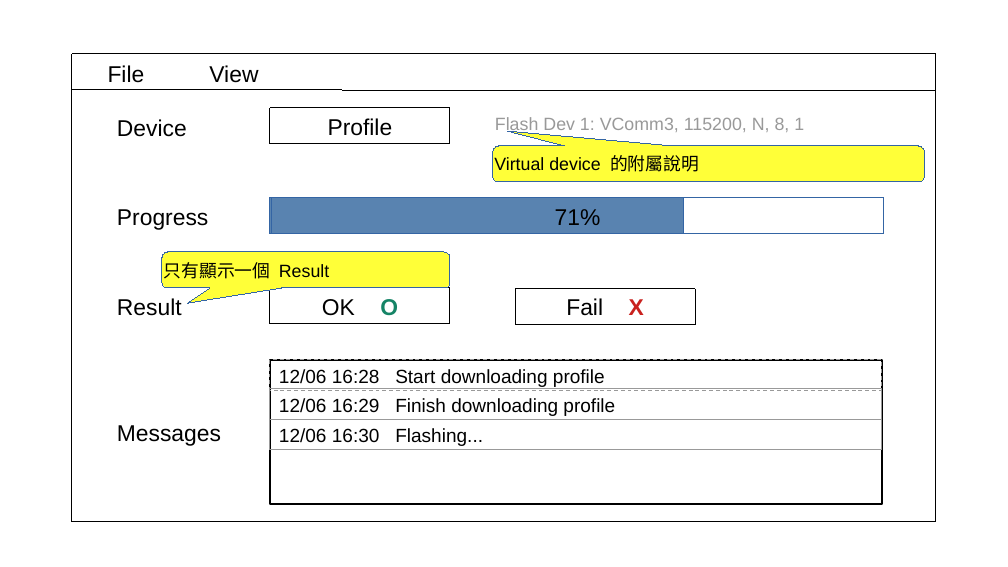
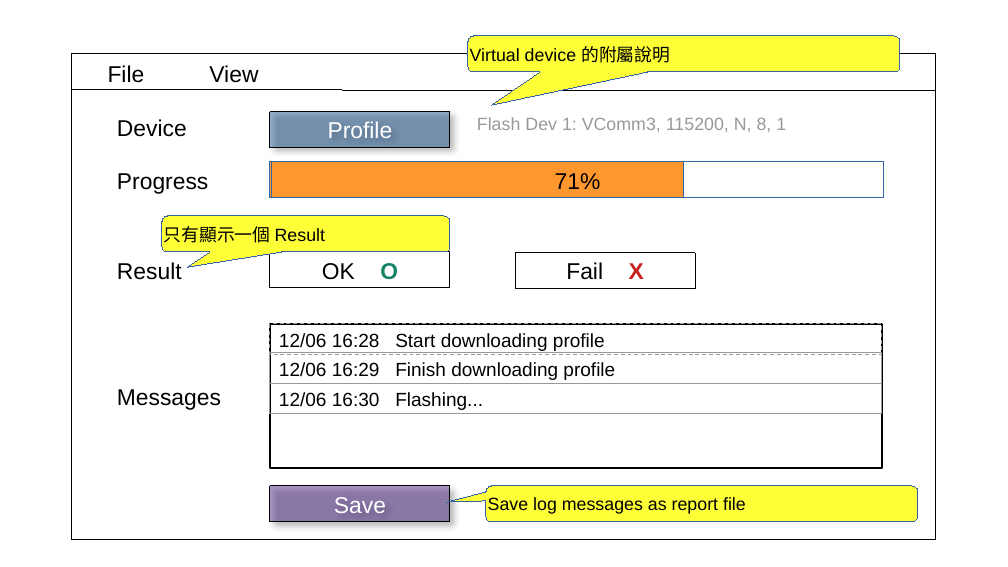
Before and after one commit to tomjpsun/obsidianVaults, a slide deck: slide 2 of DM9051A OTP 燒錄專案/Sketch.odp. Drawn at 1008x567 pixels with LibreOffice and Linux fonts; fonts in the diff are those of the drawing. Boxes give left, top, right and bottom in pixels: in the first picture for what was removed or moved away, otherwise in the second. Text is boxed around its words. In the diff, an @@ line names an element or a change of style, - is before the commit and + after.

```diff
--- a/DM9051A OTP 燒錄專案/Sketch.odp
+++ b/DM9051A OTP 燒錄專案/Sketch.odp
@@ rectangle: place and size @@
-rectangle at [72, 54, 937, 522]
+rectangle at [72, 54, 937, 540]
@@ rounded speech box "Virtual device 的附屬說明": place and size @@
-rounded speech box "Virtual device 的附屬說明" at [493, 146, 925, 182]
+rounded speech box "Virtual device 的附屬說明" at [468, 36, 900, 71]
@@ rounded speech box "Virtual device 的附屬說明" at [468, 36, 900, 71]: proportions changed @@
@@ rectangle "Profile": place and size @@
-rectangle "Profile" at [270, 108, 450, 144]
+rectangle "Profile" at [270, 112, 450, 147]
@@ rectangle "Profile" at [270, 112, 450, 147]: text colour #000000 to #FFFFFF; fill none to #2A6099 at 50% opacity; outline #000000 0 pt dashed to #000000 0 pt; shadow on @@
@@ text "Flash Dev 1: VComm3, 115200, ...": place and size @@
-text "Flash Dev 1: VComm3, 115200, ..." at [495, 117, 804, 134]
+text "Flash Dev 1: VComm3, 115200, ..." at [477, 117, 786, 132]
@@ 8 rectangles, 3 texts, 1 rounded speech box: place and size @@
-8 rectangles, 3 texts, 1 rounded speech box at [117, 198, 884, 504]
+8 rectangles, 3 texts, 1 rounded speech box at [117, 162, 884, 467]
@@ rectangle at [270, 162, 684, 198]: fill #5983B0 to #FF972F @@
@@ rectangle added at [270, 486, 450, 521], fill #55308D at 50% opacity, outline #000000 0 pt, 18 pt, text #FFFFFF @@
+Save
@@ rounded speech box added at [486, 486, 917, 521], fill #FFFF38, outline #3465A4 0 pt, 14 pt, text #000000 @@
+Save log messages as report file
```
Also in this commit, not shown: 1 other file.
